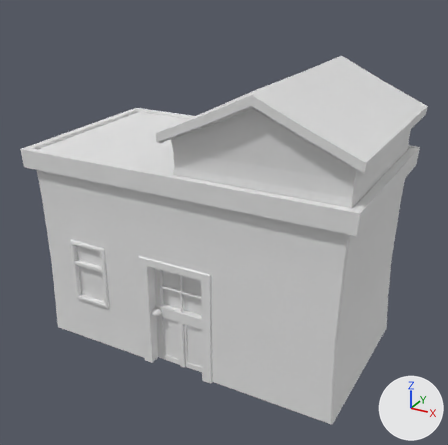
The FBX model Assets/Models/Buildings/HouseePH01.fbx, before and after one commit.
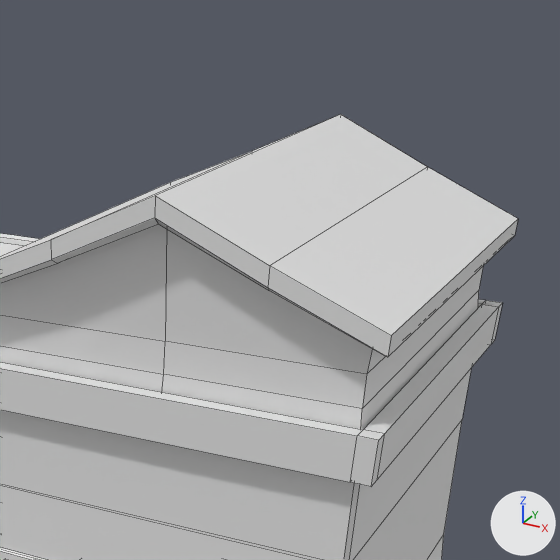
Each version appears first whole from a camera (50 mm lens) standing at (9.07, -14.31, 13.22) and looking at (-0.32, 2.77, 4.68), and next in a close-up on the part from 39% to 100% of the width and 0% to 61% of the height. The lights are fixed; the arrows at lower right show +X, +Y and +Z. The close-ups show mesh edges as thin lines.
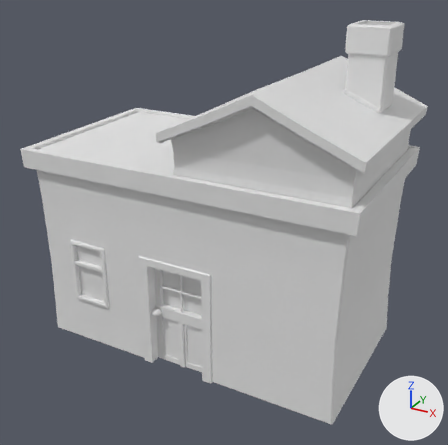
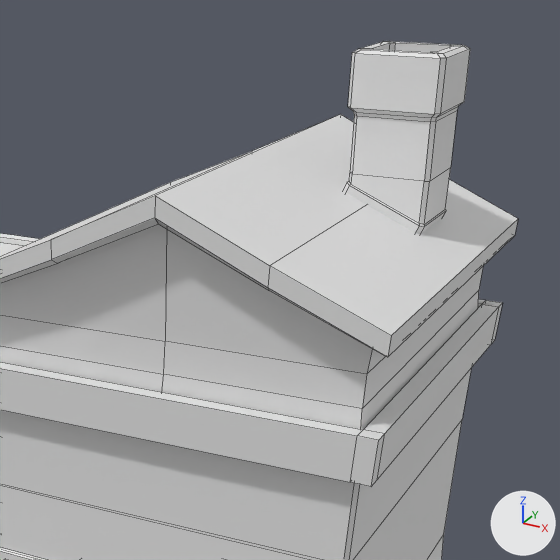
The newer file is also turned or shifted as a whole; pictures and numbers use the older file's frame.

Pixel boxes (x1, y1, x2, y2) of what changed, in the close-ups (560 x 560 px):
'Cube.196', added
    after: (344, 41, 470, 234)

The change, as a diff of the scene's bpy script:
```diff
--- a/Assets/Models/Buildings/HouseePH01.fbx.py
+++ b/Assets/Models/Buildings/HouseePH01.fbx.py
@@ me_cube_132 @@
+me_cube_132.from_pydata(...)  # 88 vertices, 82 faces; spans x 3.42..4.73, y 3.32..4.71, z 8.85..11.31
@@ ob_cube_196 @@
+ob_cube_196 = bpy.data.objects.new('Cube.196', me_cube_132)
+ob_cube_196.location = (-0.13, 0.0, 0.0)
```
